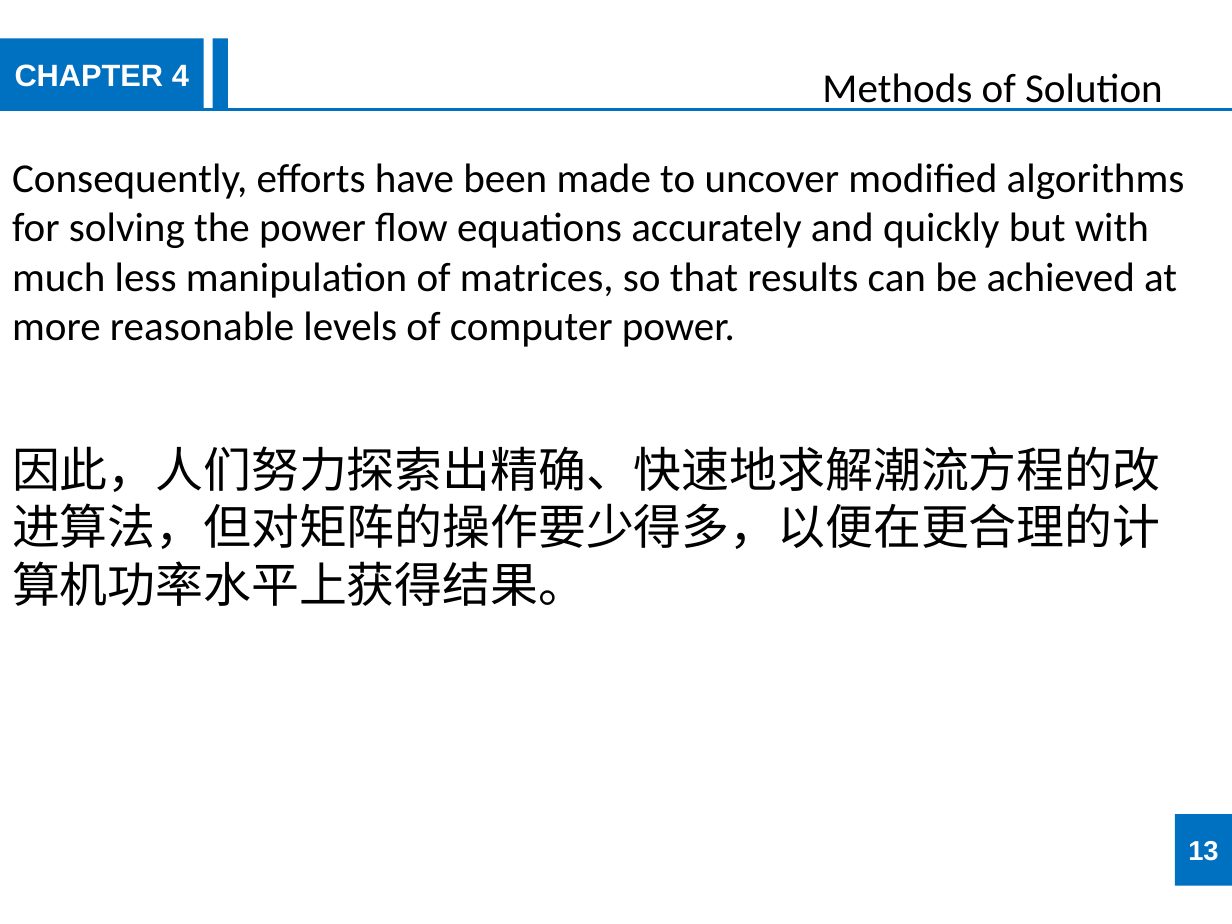
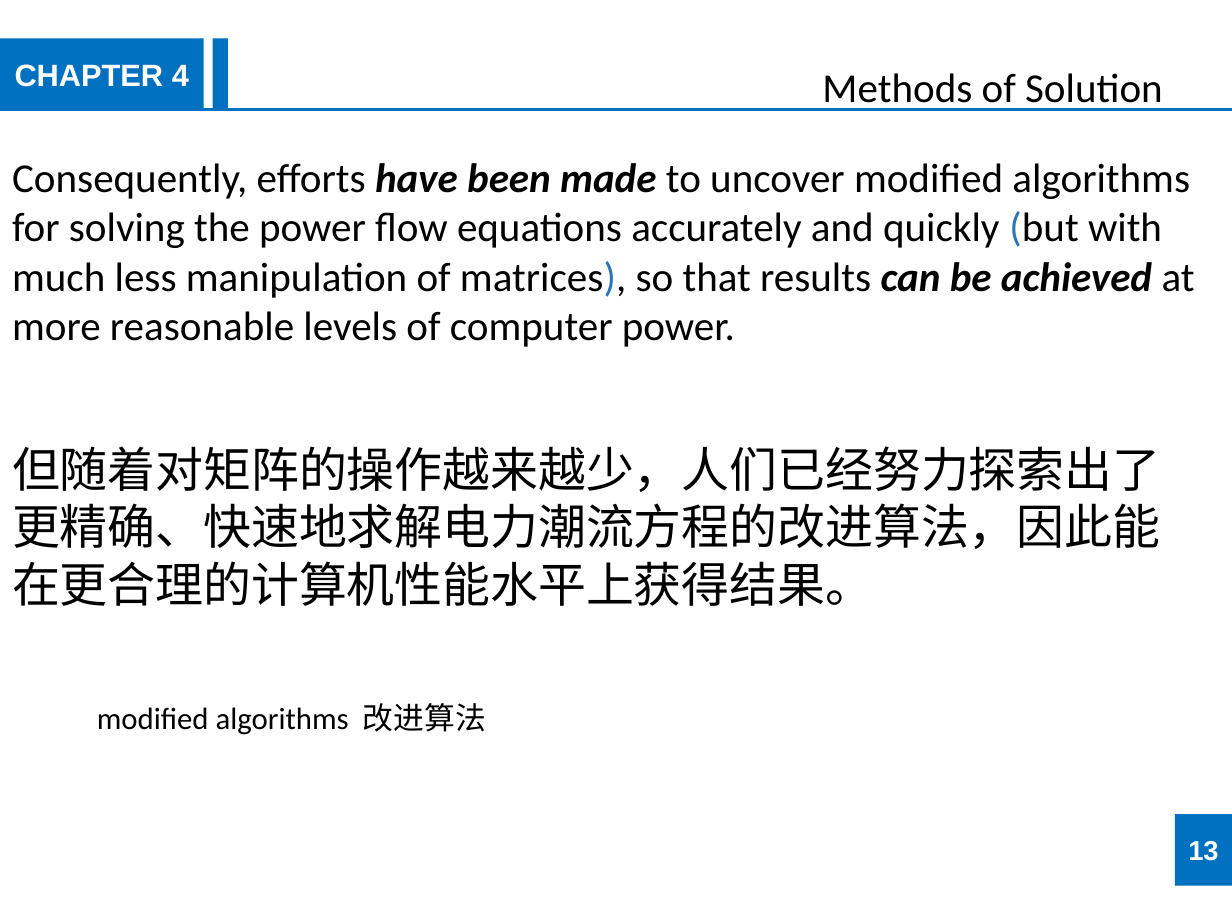
Before and after one commit to JookerLoo/Xmind, a slide deck: slide 13 of 4-3 methods of solution.pptx. Drawn at 1232x924 pixels with LibreOffice and Linux fonts; fonts in the diff are those of the drawing. Boxes give left, top, right and bottom in pixels: in the first picture for what was removed or moved away, otherwise in the second. Text is boxed around its words. In the diff, an @@ line names an element or a change of style, - is before the commit and + after.

```diff
--- a/4-3 methods of solution.pptx
+++ b/4-3 methods of solution.pptx
@@ text at (12,163,1195,347): text changed @@
-Consequently, efforts have been made to uncover modified algorithms for solving the power flow equations accurately and quickly but with much less manipulation of matrices, so that results can be achieved at more reasonable levels of computer power.
+Consequently, efforts have been made to uncover modified algorithms for solving the power flow equations accurately and quickly (but with much less manipulation of matrices), so that results can be achieved at more reasonable levels of computer power.
@@ text at (12,446,1160,606): text changed @@
-因此，人们努力探索出精确、快速地求解潮流方程的改进算法，但对矩阵的操作要少得多，以便在更合理的计算机功率水平上获得结果。
+但随着对矩阵的操作越来越少，人们已经努力探索出了更精确、快速地求解电力潮流方程的改进算法，因此能在更合理的计算机性能水平上获得结果。
@@ text added at (97,703,486,735), 18 pt, text #000000 @@
+modified algorithms 改进算法
```
Also in this commit, not shown: 11 other slides changed, 1 other file.
